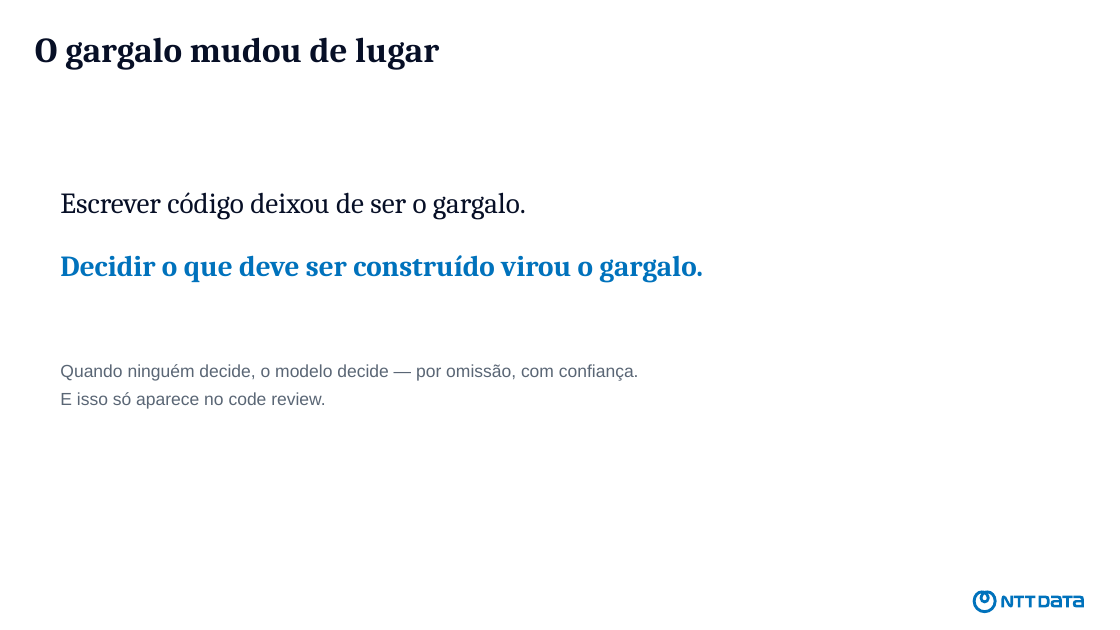
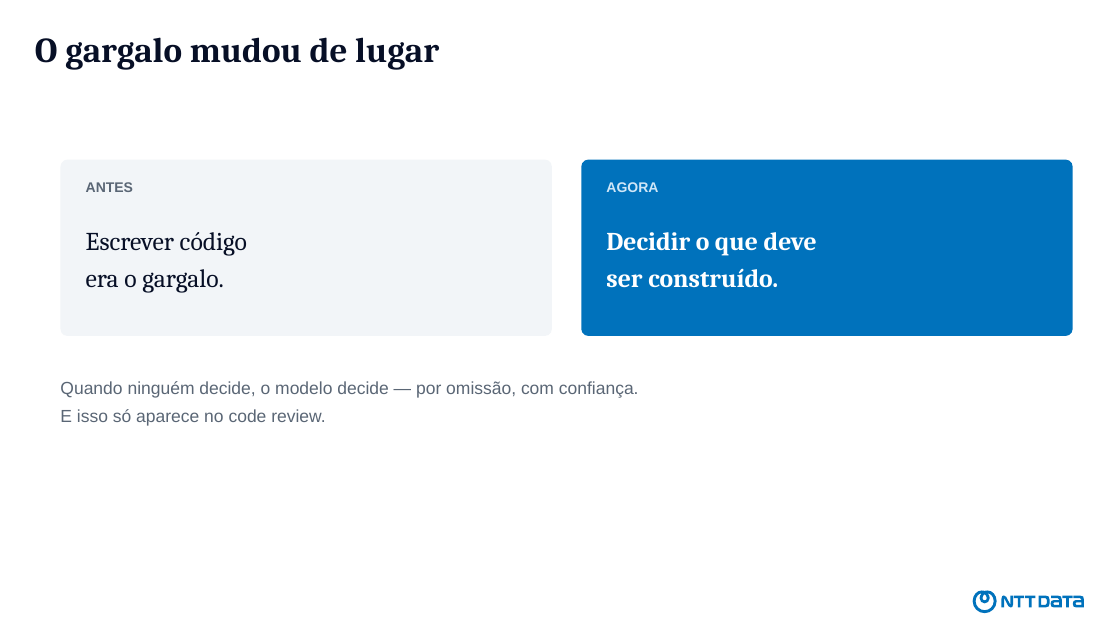
Before and after one commit to devdiasbr/boas-praticas-ia, a slide deck: slide 4 of apresentacao/como-eu-uso-ia.pptx. Drawn at 1120x630 pixels with LibreOffice and Linux fonts; fonts in the diff are those of the drawing. Boxes give left, top, right and bottom in pixels: in the first picture for what was removed or moved away, otherwise in the second. Text is boxed around its words. In the diff, an @@ line names an element or a change of style, - is before the commit and + after.

```diff
--- a/apresentacao/como-eu-uso-ia.pptx
+++ b/apresentacao/como-eu-uso-ia.pptx
@@ rounded rectangle added at (x1=60, y1=160, x2=552, y2=336), fill #F2F5F8 @@
@@ rounded rectangle added at (x1=581, y1=160, x2=1073, y2=336), fill #0072BC @@
@@ text added at (x1=86, y1=182, x2=133, y2=192), 12 pt, text #5A6675, bold @@
+ANTES
@@ text added at (x1=606, y1=182, x2=658, y2=192), 12 pt, text #CFE6F7, bold @@
+AGORA
@@ text at (x1=86, y1=232, x2=247, y2=292): text changed; size 25 to 22 pt @@
-Escrever código deixou de ser o gargalo.
+Escrever código
+era o gargalo.
@@ text at (x1=606, y1=232, x2=817, y2=288): text changed; size 25 to 22 pt; text colour #0072BC to #FFFFFF @@
-Decidir o que deve ser construído virou o gargalo.
+Decidir o que deve
+ser construído.
@@ text "Quando ninguém decide, o modelo ..." moved from (x1=60, y1=364, x2=639, y2=409) to (x1=60, y1=381, x2=639, y2=426) @@
```
Also in this commit, not shown: 3 other slides changed, 1 other file.
